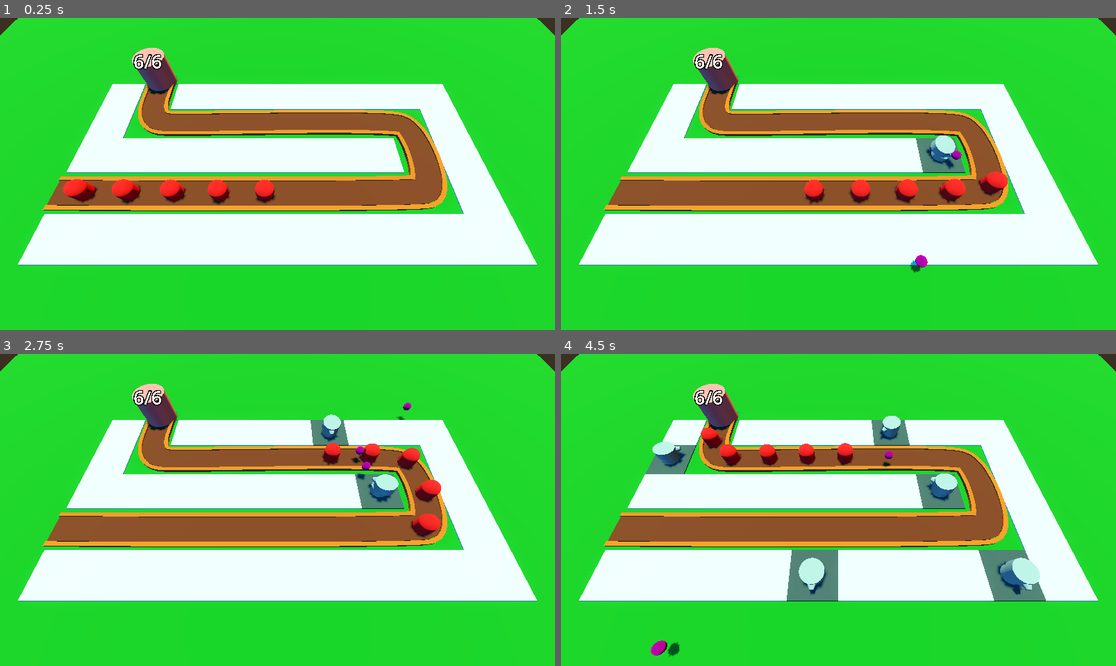
Above: before the commit, frames 1-4 (two rows, left to right).
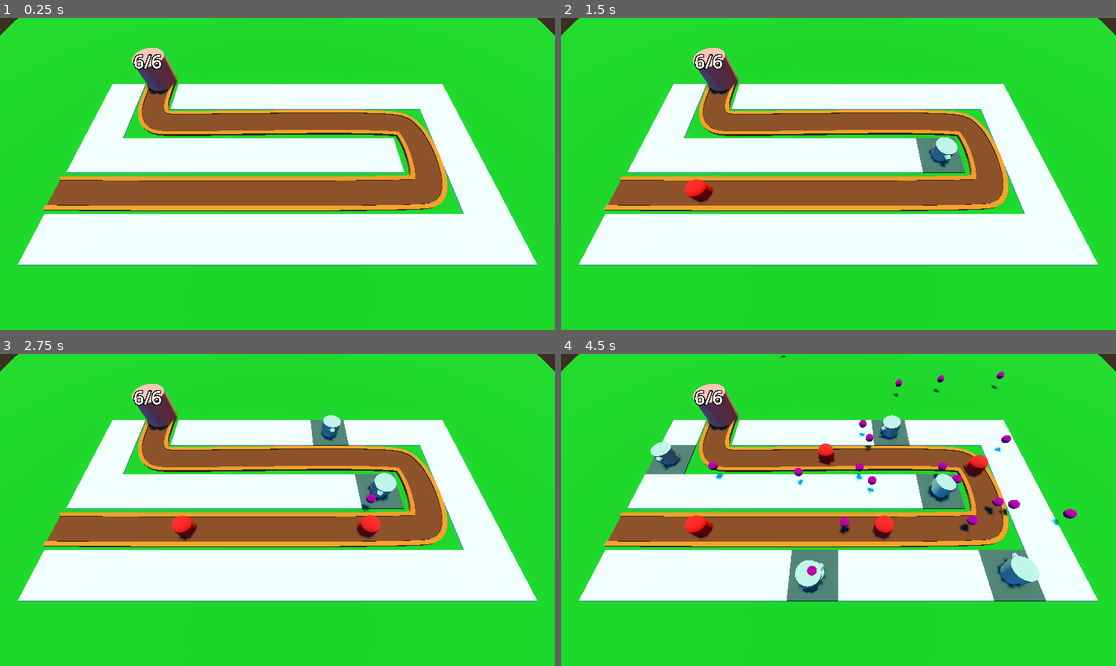
Above: after the commit, the same moments.

Repository: SirBarbecuedWaffle/barbarianBlaster
Game: Godot game, scene res://world/node_3d.tscn
The game is run twice, just before and just after one commit, with the same random seed, the same clock (stepped at 60 frames per second) and the same inputs.
Inputs (mouse positions are in pixels of both pictures, inside the frame that each line leads up to):
- Up to frame 1 (0.25 s): no input
- Up to frame 2 (1.5 s): move the mouse to (960, 158) at 0.52 s; click (960, 158) at 0.6 s; move the mouse to (727, 189) at 1.27 s; click (727, 189) at 1.35 s
- Up to frame 3 (2.75 s): move the mouse to (333, 441) at 2.02 s; click (333, 441) at 2.1 s
- Up to frame 4 (4.5 s): move the mouse to (810, 572) at 2.77 s; click (810, 572) at 2.85 s; move the mouse to (1005, 556) at 3.52 s; click (1005, 556) at 3.6 s; move the mouse to (672, 463) at 4.27 s; click (672, 463) at 4.35 s

The runs differ from the first frame. In frame 1, 1.4% of the frame differs, in the area x 11-50%, y 51-60%; in frame 2, 1.8%; in frame 3, 2.0%; in frame 4, 3.7%, in the area x 16-93%, y 0-97%.

Commit message:
enemies spawn on timer

Diff:
--- a/barbarian-blaster/enemy/enemy.gd
+++ b/barbarian-blaster/enemy/enemy.gd
@@ -1,7 +1,7 @@
 extends PathFollow3D
 class_name Enemy
 ##speed in m/s for the enemy
-@export var speed:=1.0
+@export var speed:=20.0
 @onready var animation_player: AnimationPlayer = $AnimationPlayer
 var health:int = 50:
 	set(new_health):
--- a/barbarian-blaster/enemy/enemy.tscn
+++ b/barbarian-blaster/enemy/enemy.tscn
@@ -58,6 +58,7 @@
 
 [node name="enemy" type="PathFollow3D"]
 transform = Transform3D(-0.011944411, 1.419912e-06, -0.99992865, -5.684342e-14, 1, 1.4200133e-06, 0.99992865, 1.696128e-08, -0.011944411, 0, 0, 0)
+loop = false
 script = ExtResource("1_2mvqj")
 
 [node name="MeshInstance3D" type="MeshInstance3D" parent="."]
--- /dev/null
+++ b/barbarian-blaster/enemy/path_3d.gd
@@ -0,0 +1,13 @@
+extends Path3D
+@export var spawnedEnemy : PackedScene
+@onready var enemy_spawn_timer: Timer = $enemySpawnTimer
+
+
+func spawnEnemy()->void:
+	var newEnemy=spawnedEnemy.instantiate()
+	add_child(newEnemy)
+	newEnemy.progress=0
+
+
+func _on_enemy_spawn_timer_timeout() -> void:
+	spawnEnemy()
--- a/barbarian-blaster/turret/turret.gd
+++ b/barbarian-blaster/turret/turret.gd
@@ -5,6 +5,7 @@
 @export var range:=10.0
 @onready var animation_player: AnimationPlayer = $AnimationPlayer
 @onready var turret_base: MeshInstance3D = $turretBase
+@onready var timer: Timer = $Timer
 
 func _physics_process(delta: float) -> void:
 	target=find_best_target()
@@ -24,7 +25,8 @@
 func find_best_target()->Enemy:
 	var bestEnemy : PathFollow3D = null
 	for f in enemyPath.get_children():
-		if f.global_position.distance_to(global_position)<range && f is Enemy:
-			if bestEnemy==null || f.progress>bestEnemy.progress:
-				bestEnemy=f
+		if f is Enemy:
+			if f.global_position.distance_to(global_position)<range:
+				if bestEnemy==null || f.progress>bestEnemy.progress:
+					bestEnemy=f
 	return bestEnemy
--- a/barbarian-blaster/turret/turret.tscn
+++ b/barbarian-blaster/turret/turret.tscn
@@ -17,7 +17,7 @@
 
 [sub_resource type="Animation" id="Animation_vfthy"]
 resource_name = "fire"
-length = 0.3
+length = 0.15
 tracks/0/type = "value"
 tracks/0/imported = false
 tracks/0/enabled = true
@@ -25,7 +25,7 @@
 tracks/0/interp = 1
 tracks/0/loop_wrap = true
 tracks/0/keys = {
-"times": PackedFloat32Array(0, 0.3),
+"times": PackedFloat32Array(0, 0.13333334),
 "transitions": PackedFloat32Array(1, 1),
 "update": 0,
 "values": [-0.3, 0.0]
@@ -68,7 +68,7 @@
 mesh = SubResource("CylinderMesh_2876l")
 
 [node name="Timer" type="Timer" parent="."]
-wait_time = 0.4
+wait_time = 0.2
 autostart = true
 
 [node name="AnimationPlayer" type="AnimationPlayer" parent="."]
--- a/barbarian-blaster/world/node_3d.tscn
+++ b/barbarian-blaster/world/node_3d.tscn
@@ -1,10 +1,11 @@
-[gd_scene load_steps=15 format=3 uid="uid://dv08dqn6a2tld"]
+[gd_scene load_steps=16 format=3 uid="uid://dv08dqn6a2tld"]
 
 [ext_resource type="MeshLibrary" uid="uid://452eeiok6bb8" path="res://space_library.tres" id="1_dn5bg"]
 [ext_resource type="PackedScene" uid="uid://c3n0fby2slbqi" path="res://rayPickercamera/ray_picker_camera.tscn" id="1_sp4yb"]
 [ext_resource type="PackedScene" uid="uid://bwwkcr1cvn71n" path="res://enemy/enemy.tscn" id="2_7mgw1"]
+[ext_resource type="Script" uid="uid://b3y42cwvtwsnm" path="res://enemy/path_3d.gd" id="3_0xahe"]
 [ext_resource type="PackedScene" uid="uid://5chbc11g4cem" path="res://base/base.tscn" id="3_75uhf"]
-[ext_resource type="Script" uid="uid://bixkeb8iuruto" path="res://world/turret_manager.gd" id="5_o0ruf"]
+[ext_resource type="Script" uid="uid://bixkeb8iuruto" path="res://turret/turret_manager.gd" id="5_o0ruf"]
 [ext_resource type="PackedScene" uid="uid://cr6t7alfx8jhy" path="res://turret/turret.tscn" id="6_0xahe"]
 
 [sub_resource type="ProceduralSkyMaterial" id="ProceduralSkyMaterial_xefs6"]
@@ -66,10 +67,15 @@
 "cells": PackedInt32Array(65535, 1, 0, 65535, 65535, 0, 65534, 65535, 0, 0, 65535, 0, 1, 65535, 0, 1, 1, 0, 0, 1, 0, 65 …(325 unchanged characters)…
 }
 
-[node name="Path3D" type="Path3D" parent="."]
+[node name="enemyPath" type="Path3D" parent="."]
 curve = SubResource("Curve3D_dn5bg")
+script = ExtResource("3_0xahe")
+spawnedEnemy = ExtResource("2_7mgw1")
 
-[node name="road" type="CSGPolygon3D" parent="Path3D"]
+[node name="enemySpawnTimer" type="Timer" parent="enemyPath"]
+autostart = true
+
+[node name="road" type="CSGPolygon3D" parent="enemyPath"]
 transform = Transform3D(1, 0, 0, 0, 1, 0, 0, 0, 1, 0, 1, -0.067)
 polygon = PackedVector2Array(-1.5, 0, -1.5, 0.2, 1.5, 0.2, 1.5, 0)
 mode = 2
@@ -85,7 +91,7 @@
 path_joined = false
 material = SubResource("StandardMaterial3D_dn5bg")
 
-[node name="leftEdge" type="CSGPolygon3D" parent="Path3D"]
+[node name="leftEdge" type="CSGPolygon3D" parent="enemyPath"]
 transform = Transform3D(1, 0, 0, 0, 1, 0, 0, 0, 1, 0, 1, 0)
 polygon = PackedVector2Array(-2, 0, -2, 0.35, -1.5, 0.35, -1.5, 0)
 mode = 2
@@ -101,7 +107,7 @@
 path_joined = false
 material = SubResource("StandardMaterial3D_75uhf")
 
-[node name="rightEdge" type="CSGPolygon3D" parent="Path3D"]
+[node name="rightEdge" type="CSGPolygon3D" parent="enemyPath"]
 transform = Transform3D(1, 0, 0, 0, 1, 0, 0, 0, 1, 0, 1, 0)
 polygon = PackedVector2Array(2, 0, 2, 0.35, 1.5, 0.35, 1.5, 0)
 mode = 2
@@ -117,35 +123,6 @@
 path_joined = false
 material = SubResource("StandardMaterial3D_sp4yb")
 
-[node name="enemy" parent="Path3D" instance=ExtResource("2_7mgw1")]
-transform = Transform3D(-0.006745074, 0, -0.99995697, 0, 0.99999994, 0, 0.9999568, 0, -0.006745075, -25.12822, 0, 2.606726)
-loop = false
-speed = 15.0
-
-[node name="enemy2" parent="Path3D" instance=ExtResource("2_7mgw1")]
-transform = Transform3D(-0.0050265077, 0, -0.9999689, 0, 0.99999994, 0, 0.9999687, 0, -0.0050265086, -20.128448, 0, 2.6352053)
-progress = 5.0
-loop = false
-speed = 15.0
-
-[node name="enemy3" parent="Path3D" instance=ExtResource("2_7mgw1")]
-transform = Transform3D(-0.003828369, 0, -0.99997413, 0, 0.99999994, 0, 0.99997395, 0, -0.0038283698, -15.128391, 0, 2.657362)
-progress = 10.0
-loop = false
-speed = 15.0
-
-[node name="enemy4" parent="Path3D" instance=ExtResource("2_7mgw1")]
-transform = Transform3D(-0.002489442, 0, -0.9999783, 0, 0.99999994, 0, 0.9999781, 0, -0.0024894425, -10.128397, 0, 2.6732516)
-progress = 15.0
-loop = false
-speed = 15.0
-
-[node name="enemy5" parent="Path3D" instance=ExtResource("2_7mgw1")]
-transform = Transform3D(-0.00082662364, 0, -0.9999791, 0, 0.99999994, 0, 0.9999789, 0, -0.0008266238, -5.128391, 0, 2.6817226)
-progress = 20.0
-loop = false
-speed = 15.0
-
 [node name="base" parent="." instance=ExtResource("3_75uhf")]
 transform = Transform3D(1, 0, 0, 0, 1, 0, 0, 0, 1, -17.528, 1, -14.96)
 maxHealth = 6.0
@@ -153,4 +130,6 @@
 [node name="turretManager" type="Node3D" parent="." node_paths=PackedStringArray("pathe")]
 script = ExtResource("5_o0ruf")
 turret = ExtResource("6_0xahe")
-pathe = NodePath("../Path3D")
+pathe = NodePath("../enemyPath")
+
+[connection signal="timeout" from="enemyPath/enemySpawnTimer" to="enemyPath" method="_on_enemy_spawn_timer_timeout"]
Not shown, added: barbarian-blaster/enemy/path_3d.gd.uid
Renamed: barbarian-blaster/world/turret_manager.gd -> barbarian-blaster/turret/turret_manager.gd
Renamed: barbarian-blaster/world/turret_manager.gd.uid -> barbarian-blaster/turret/turret_manager.gd.uid
